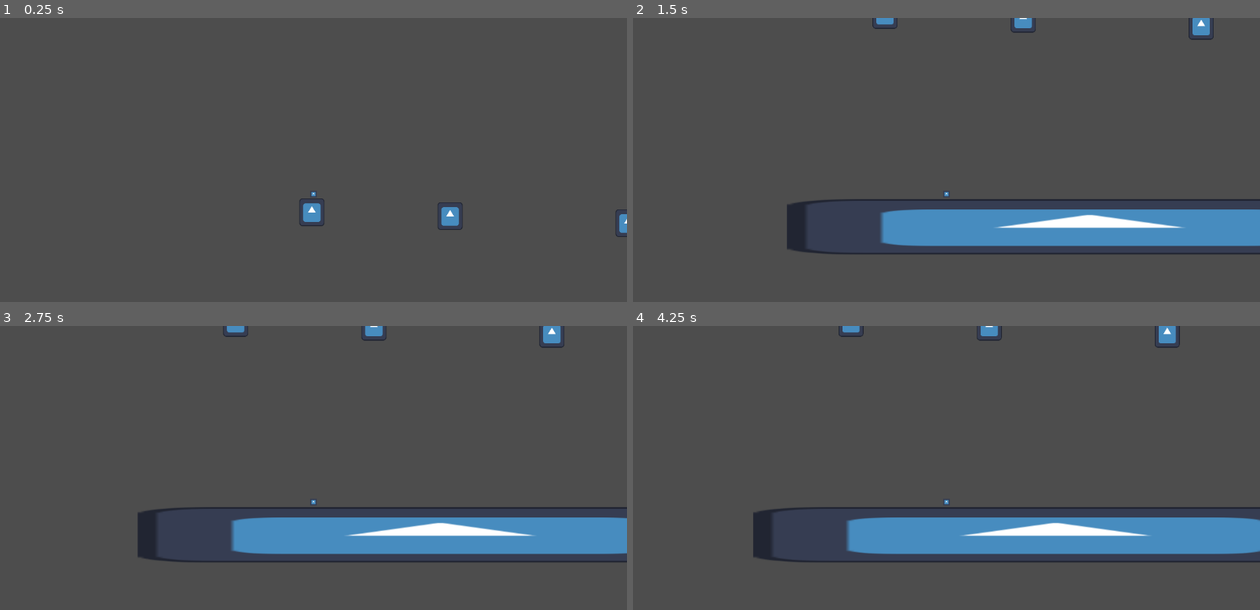
Above: before the commit, frames 1-4 (two rows, left to right).
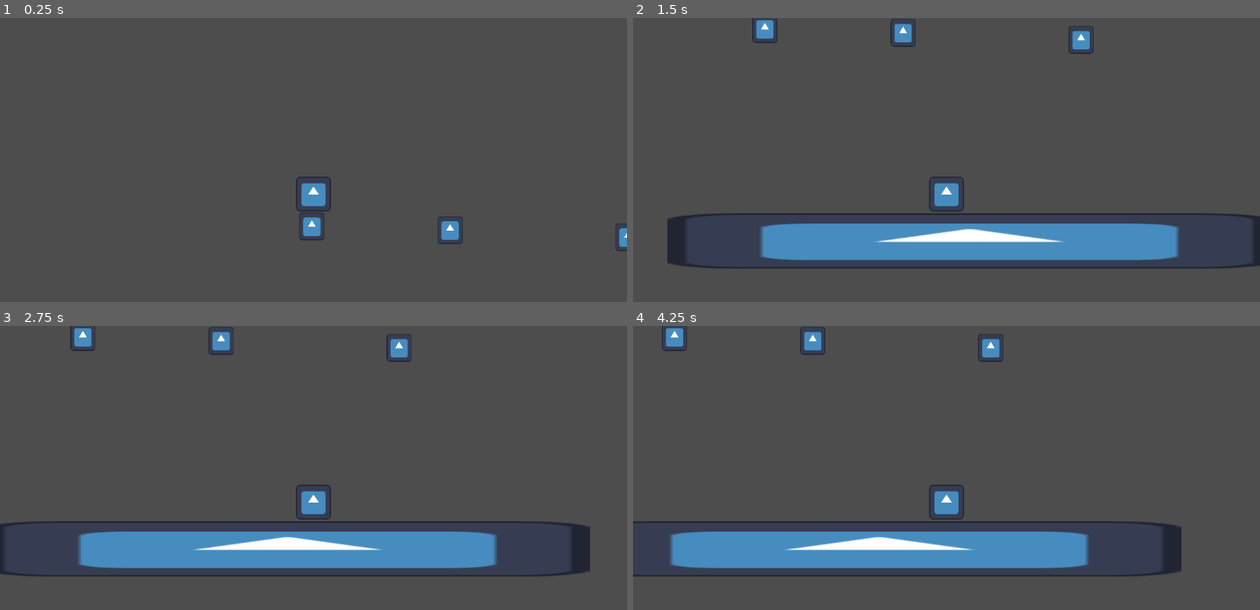
Above: after the commit, the same moments.

Repository: Tylefrost/Dyno
Game: Godot game, scene res://level_1.tscn
The game is run twice, just before and just after one commit, with the same random seed, the same clock (stepped at 60 frames per second) and the same inputs. The engine's default icon, where the game draws it, is replaced by a stand-in: a white triangle on a blue panel in a dark square.
Inputs (mouse positions are in pixels of both pictures, inside the frame that each line leads up to):
- Up to frame 1 (0.25 s): no input
- Up to frame 2 (1.5 s): tap Enter at 0.5 s; move the mouse to (1084, 177) at 0.52 s; hold D (right) 0.53-1.28 s; click (1084, 177) at 0.6 s; move the mouse to (821, 211) at 1.27 s; hold A (left) from 1.28 s (still down); click (821, 211) at 1.35 s
- Up to frame 3 (2.75 s): move the mouse to (376, 425) at 2.02 s; release A (left) at 2.03 s; hold D (right) from 2.03 s (still down); click (376, 425) at 2.1 s
- Up to frame 4 (4.25 s): move the mouse to (915, 573) at 2.77 s; click (915, 573) at 2.85 s; move the mouse to (1134, 556) at 3.52 s; release D (right) at 3.53 s; hold A (left) from 3.53 s (still down); click (1134, 556) at 3.6 s

The runs differ from the first frame. In frame 1, 1.2% of the frame differs, in the area x 47-100%, y 55-83%; in frame 2, 14%; in frame 3, 15%; in frame 4, 15%, in the area x 0-100%, y 0-89%.

Commit message:
fuck this

Diff:
--- a/player.gd
+++ b/player.gd
@@ -1,11 +1,11 @@
 extends CharacterBody2D
 
-var speed = 200
+var speed = 600
 var gravity_strength = 100
 
 var hook_pos = Vector2()
 var hooked = false
-var rope_length = 100
+var rope_length = 10
 var current_rope_length
 
 func _ready():
@@ -70,4 +70,4 @@
 	if global_position.distance_to(hook_pos) > current_rope_length:
 		global_position = hook_pos + radius.normalized() * current_rope_length
 
-	velocity += (hook_pos - global_position).normalized() * 15000 * delta
+	velocity += (hook_pos - global_position).normalized() * gravity_strength * delta
--- a/player.tscn
+++ b/player.tscn
@@ -7,7 +7,7 @@
 size = Vector2(130, 130)
 
 [node name="Player" type="CharacterBody2D"]
-scale = Vector2(0.1, 0.1)
+scale = Vector2(0.5, 0.5)
 script = ExtResource("1_5gwle")
 
 [node name="CollisionShape2D" type="CollisionShape2D" parent="."]
@@ -22,116 +22,117 @@
 metadata/_edit_lock_ = true
 
 [node name="Raycast" type="Node2D" parent="."]
+scale = Vector2(0.6, 0.6)
 
 [node name="RayCast2D" type="RayCast2D" parent="Raycast"]
-position = Vector2(2.08165e-12, -100)
-rotation = 3.14159
-target_position = Vector2(2.08165e-12, 500)
+position = Vector2(100, 0)
+rotation = 4.71239
+target_position = Vector2(0, 500)
 
 [node name="RayCast2D2" type="RayCast2D" parent="Raycast"]
-position = Vector2(5, -100)
-rotation = 3.14159
+position = Vector2(100, 5)
+rotation = 4.71239
 skew = 0.0872665
 target_position = Vector2(2.08165e-12, 500)
 
 [node name="RayCast2D3" type="RayCast2D" parent="Raycast"]
-position = Vector2(-5, -100)
-rotation = 3.14159
+position = Vector2(100, -5)
+rotation = 4.71239
 skew = -0.0872665
-target_position = Vector2(2.08165e-12, 500)
+target_position = Vector2(0, 500)
 
 [node name="RayCast2D4" type="RayCast2D" parent="Raycast"]
-position = Vector2(10, -100)
-rotation = 3.14159
+position = Vector2(100, 10)
+rotation = 4.71239
 skew = 0.174533
 target_position = Vector2(2.08165e-12, 500)
 
 [node name="RayCast2D5" type="RayCast2D" parent="Raycast"]
-position = Vector2(-10, -100)
-rotation = 3.14159
+position = Vector2(100, -10)
+rotation = 4.71239
 skew = -0.174533
 target_position = Vector2(2.08165e-12, 500)
 
 [node name="RayCast2D6" type="RayCast2D" parent="Raycast"]
-position = Vector2(15, -100)
-rotation = 3.14159
+position = Vector2(100, 15)
+rotation = 4.71239
 skew = 0.261799
 target_position = Vector2(2.08165e-12, 500)
 
 [node name="RayCast2D7" type="RayCast2D" parent="Raycast"]
-position = Vector2(-15, -100)
-rotation = 3.14159
+position = Vector2(100, -15)
+rotation = 4.71239
 skew = -0.261799
 target_position = Vector2(2.08165e-12, 500)
 
 [node name="RayCast2D8" type="RayCast2D" parent="Raycast"]
-position = Vector2(20, -100)
-rotation = 3.14159
+position = Vector2(100, 20)
+rotation = 4.71239
 skew = 0.349066
 target_position = Vector2(2.08165e-12, 500)
 
 [node name="RayCast2D9" type="RayCast2D" parent="Raycast"]
-position = Vector2(-20, -100)
-rotation = 3.14159
+position = Vector2(100, -20)
+rotation = 4.71239
 skew = -0.349066
 target_position = Vector2(2.08165e-12, 500)
 
 [node name="RayCast2D10" type="RayCast2D" parent="Raycast"]
-position = Vector2(25, -100)
-rotation = 3.14159
+position = Vector2(100, 25)
+rotation = 4.71239
 skew = 0.436332
 target_position = Vector2(2.08165e-12, 500)
 
 [node name="RayCast2D11" type="RayCast2D" parent="Raycast"]
-position = Vector2(-25, -100)
-rotation = 3.14159
+position = Vector2(100, -25)
+rotation = 4.71239
 skew = -0.436332
 target_position = Vector2(2.08165e-12, 500)
 
 [node name="RayCast2D12" type="RayCast2D" parent="Raycast"]
-position = Vector2(30, -100)
-rotation = 3.14159
+position = Vector2(100, 30)
+rotation = 4.71239
 skew = 0.523599
 target_position = Vector2(2.08165e-12, 500)
 
 [node name="RayCast2D13" type="RayCast2D" parent="Raycast"]
-position = Vector2(-30, -100)
-rotation = 3.14159
+position = Vector2(100, -30)
+rotation = 4.71239
 skew = -0.523599
 target_position = Vector2(2.08165e-12, 500)
 
 [node name="RayCast2D14" type="RayCast2D" parent="Raycast"]
-position = Vector2(35, -100)
-rotation = 3.14159
+position = Vector2(100, 35)
+rotation = 4.71239
 skew = 0.610865
 target_position = Vector2(2.08165e-12, 500)
 
 [node name="RayCast2D15" type="RayCast2D" parent="Raycast"]
-position = Vector2(-35, -100)
-rotation = 3.14159
+position = Vector2(100, -35)
+rotation = 4.71239
 skew = -0.610865
 target_position = Vector2(2.08165e-12, 500)
 
 [node name="RayCast2D16" type="RayCast2D" parent="Raycast"]
-position = Vector2(40, -100)
-rotation = 3.14159
+position = Vector2(100, 40)
+rotation = 4.71239
 skew = 0.698132
 target_position = Vector2(2.08165e-12, 500)
 
 [node name="RayCast2D17" type="RayCast2D" parent="Raycast"]
-position = Vector2(-40, -100)
-rotation = 3.14159
+position = Vector2(100, -40)
+rotation = 4.71239
 skew = -0.698132
 target_position = Vector2(2.08165e-12, 500)
 
 [node name="RayCast2D18" type="RayCast2D" parent="Raycast"]
-position = Vector2(45, -100)
-rotation = 3.14159
+position = Vector2(100, 45)
+rotation = 4.71239
 skew = 0.785398
 target_position = Vector2(2.08165e-12, 500)
 
 [node name="RayCast2D19" type="RayCast2D" parent="Raycast"]
-position = Vector2(-45, -100)
-rotation = 3.14159
+position = Vector2(100, -45)
+rotation = 4.71239
 skew = -0.785398
 target_position = Vector2(2.08165e-12, 500)
